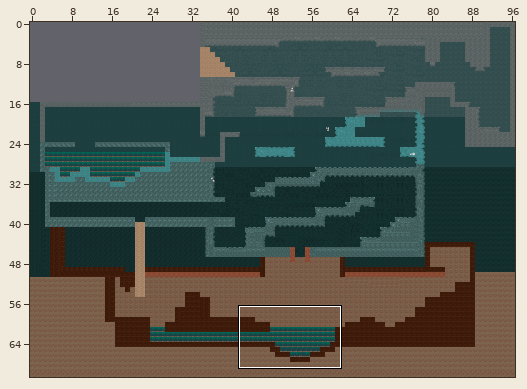
Tiled map -- Content/tilemaps/cave/collisionTestMap.tmx. The picture above shows the old version from afar; the outline marks the close-up.
Close-up. The starting point:
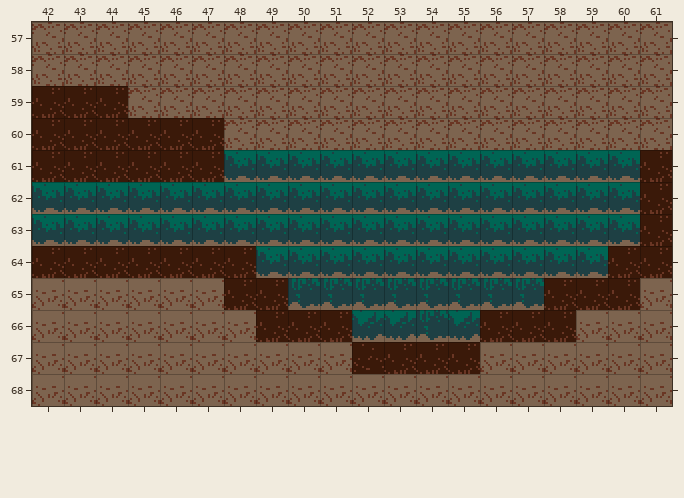
Cells are 16x16 px. Shown: x 42..61, y 57..68. The commit also changed other parts of the map, which this record leaves out.
New version:
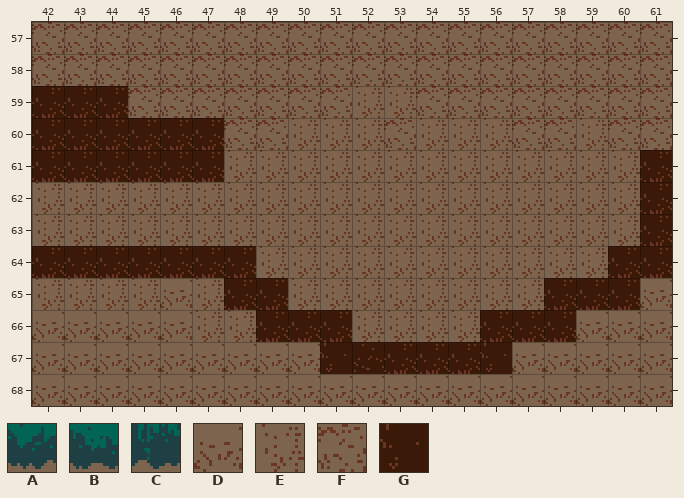
Key: from "PrototypeTileset": A 42, B 54, C 60, D 148, E 175, F 179, G 653.
_ is an empty cell.
Edits made:
Layer "Background":
Tile E replaces tile A in row 66 at x 52 to 53 and 55.
Tile E replaces tile B in row 61 at x 48 to 60; in rows 62 to 63 at x 42 to 60; in row 64 at x 49 to 59.
Tile E replaces tile C in row 65 at x 50 to 57; in row 66 at x 54.
Tile E replaces tile D in row 65 at x 42 to 45 and 47; in row 66 at x 47 to 48.
Tile E replaces tile F in row 59 at x 52 to 53; in row 60 at x 50 to 52, 54 to 56 and 59.
Layer "Walls":
Tile G is added in row 67 at x 51 and 56.
Changed places in both close-ups, as pixel boxes (x1, y1, x2, y2):
changed: (32, 86, 640, 374)
